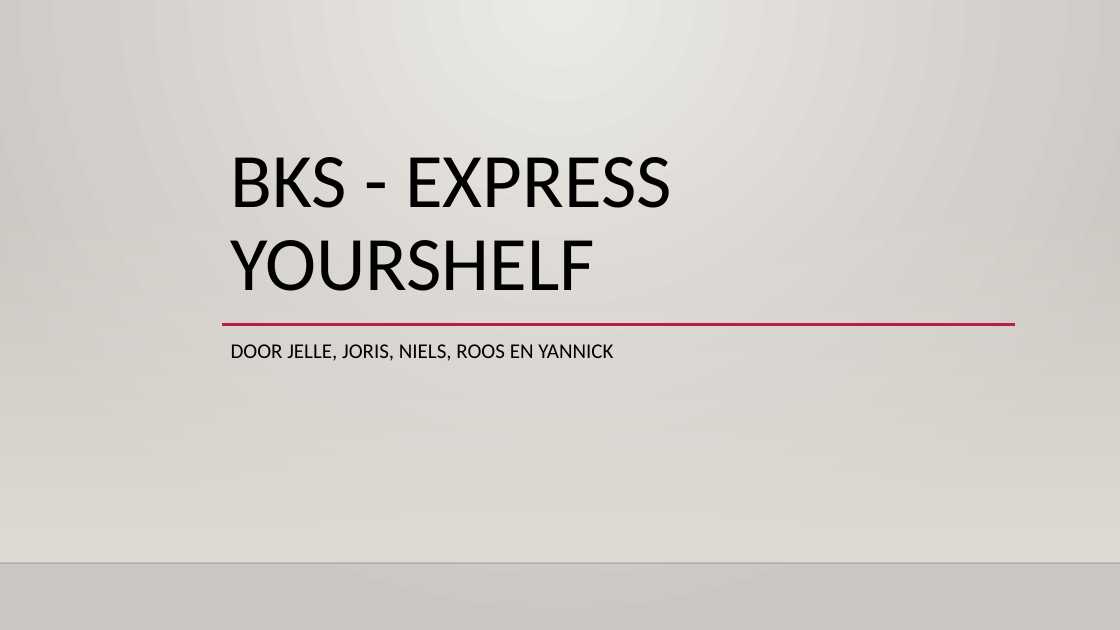
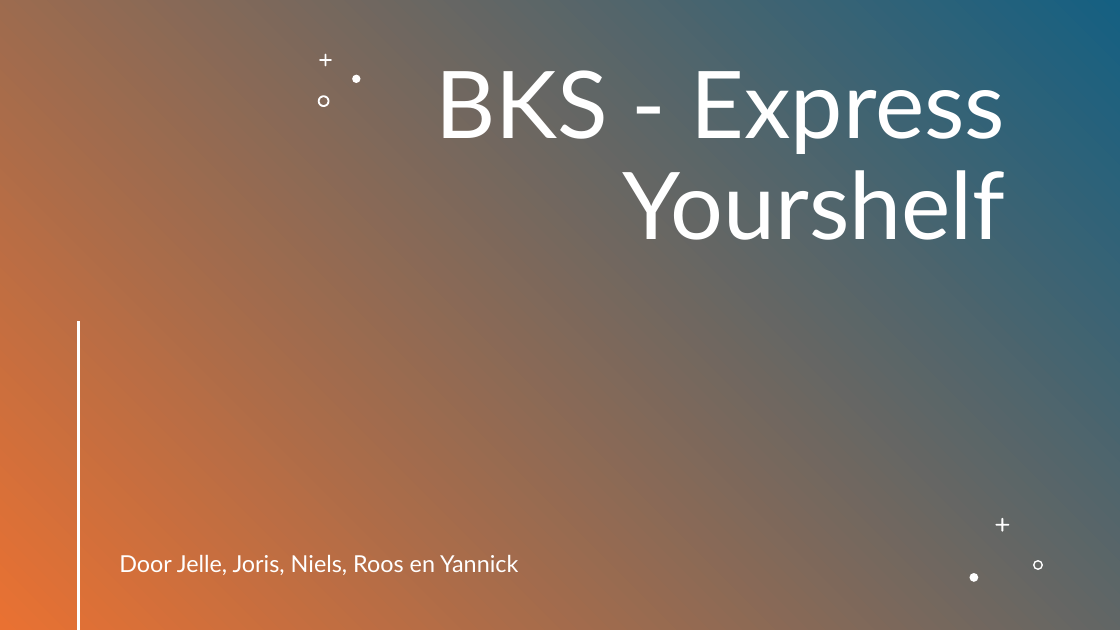
Before and after one commit to HANICA-DWA/project-sep23-klipspringer, a slide deck: slide 1 of groepsdocumenten/Presentatie - BKS.pptx. Drawn at 1120x630 pixels with LibreOffice and Linux fonts; fonts in the diff are those of the drawing; background and template pictures are left out. Boxes give left, top, right and bottom in pixels: in the first picture for what was removed or moved away, otherwise in the second. Text is boxed around its words. In the diff, an @@ line names an element or a change of style, - is before the commit and + after.

```diff
--- a/groepsdocumenten/Presentatie - BKS.pptx
+++ b/groepsdocumenten/Presentatie - BKS.pptx
@@ background gradient #ECEAE7 to #CAC7C1 to #FFFFFF @@
@@ rectangle added at (0,0,1120,630), fill gradient #156082 to #E97132 @@
@@ freeform shape added at (319,54,332,66), fill #FFFFFF @@
@@ title "BKS - Express Yourshelf" at (435,70,1005,240): vertical alignment bottom to top @@
@@ freeform shape added at (352,75,360,83), fill #FFFFFF @@
@@ title at (435,70,1005,240): text changed; size 66 to 80 pt; font Calibri to Lato; text colour #000000 to #FFFFFF @@
-BKS - EXPRESS YOURSHELF
+BKS - Express Yourshelf
@@ freeform shape added at (318,95,329,107), fill #FFFFFF @@
@@ rectangle removed at (0,186,1120,563) @@
@@ line added from (79, 322) to (79, 629), #FFFFFF 2 pt @@
@@ line removed from (222, 324) to (1016, 324) @@
@@ freeform shape added at (996,518,1010,532), fill #FFFFFF @@
@@ line removed from (0, 563) to (1120, 563) @@
@@ subtitle at (119,555,518,575): text changed; size 18 to 20 pt; font Calibri to Lato; text colour #000000 to #FFFFFF @@
-DOOR JELLE, JORIS, NIELS, ROOS EN YANNICK
+Door Jelle, Joris, Niels, Roos en Yannick
@@ freeform shape added at (1033,560,1044,571), fill #FFFFFF @@
@@ freeform shape added at (970,573,978,581), fill #FFFFFF @@
```
Also in this commit, not shown: 6 other slides changed.
